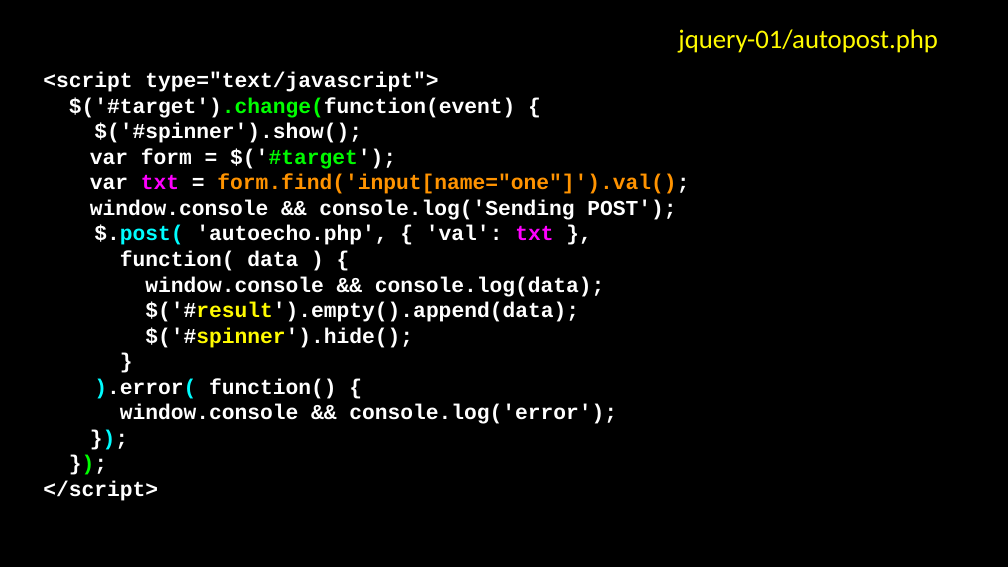
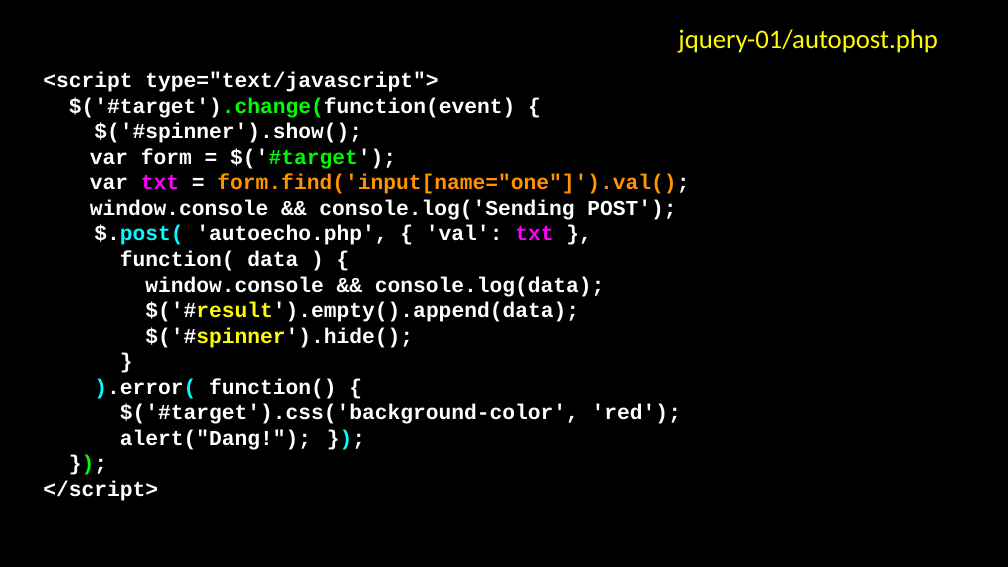
Before and after one commit to csev/wa4e, a slide deck: slide 12 of lectures/JS-03-JQuery.ppt. Drawn at 1008x567 pixels with LibreOffice and Linux fonts; fonts in the diff are those of the drawing. Boxes give left, top, right and bottom in pixels: in the first picture for what was removed or moved away, otherwise in the second. Text is boxed around its words. In the diff, an @@ line names an element or a change of style, - is before the commit and + after.

```diff
--- a/lectures/JS-03-JQuery.ppt
+++ b/lectures/JS-03-JQuery.ppt
@@ text in free at <box>120,404,681,450</box>: text changed @@
-window.console && console.log('error');
-});
+$('#target').css('background-color', 'red');
+alert("Dang!"); });
```
Also in this commit, not shown: 2 other files.
